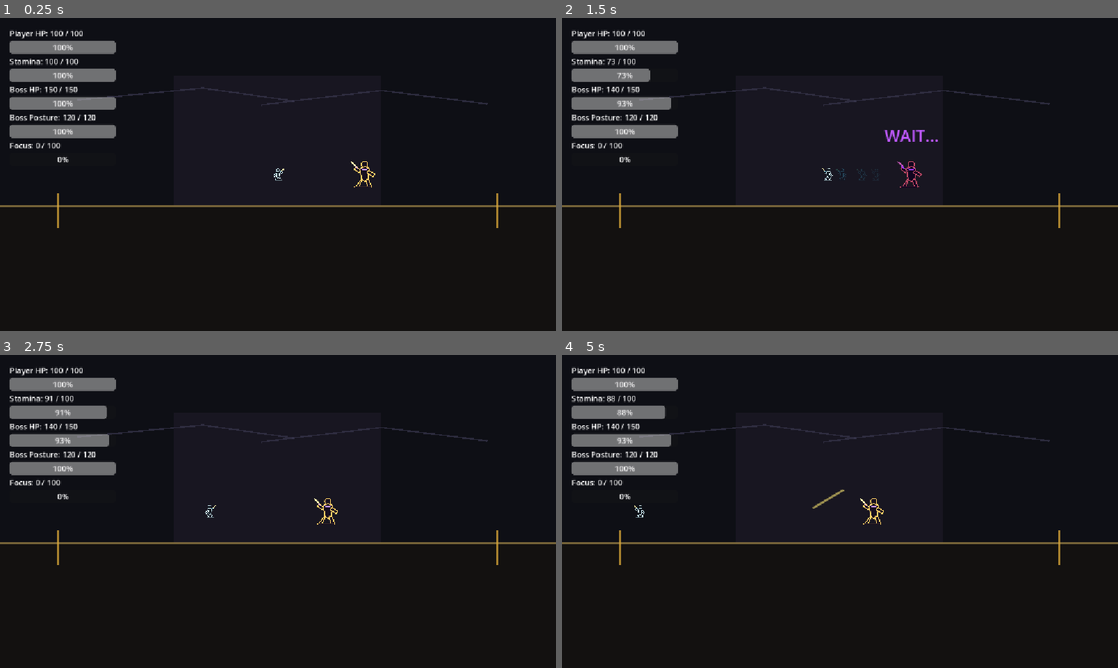
Above: before the commit, frames 1-4 (two rows, left to right).
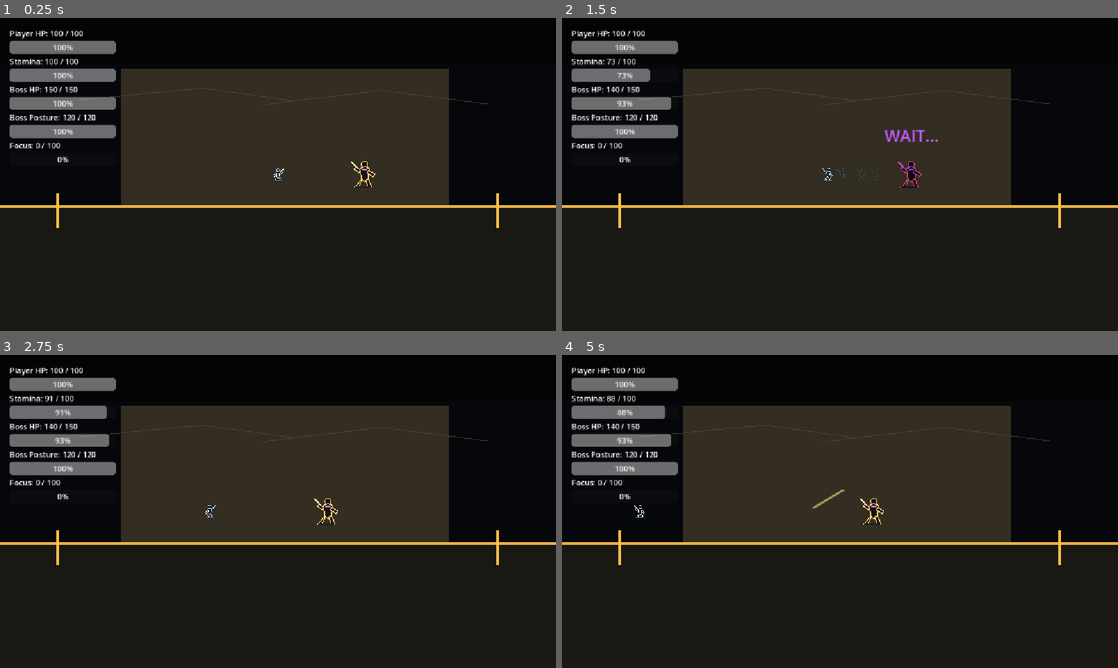
Above: after the commit, the same moments.

Repository: shanwinder/lastblade
Game: Godot game, scene res://scenes/main/BossBrokenMaster.tscn
Same seed, same stepped clock (60 frames per second), same inputs: the game is played once before the commit and once after it.
Inputs:
- Up to frame 1 (0.25 s): no input
- Up to frame 2 (1.5 s): hold Right (ui_right) 0.53-1.28 s; tap A (attack) at 0.6 s; hold Left (ui_left) from 1.28 s (still down); tap S (dash) at 1.35 s
- Up to frame 3 (2.75 s): release Left (ui_left) at 2.03 s; hold Right (ui_right) from 2.03 s (still down); tap D (parry) at 2.1 s
- Up to frame 4 (5 s): tap R at 2.85 s; release Right (ui_right) at 3.53 s; hold Left (ui_left) from 3.53 s (still down); tap A (attack) at 3.6 s; tap S (dash) at 4.35 s

The runs differ from the first frame. In frame 1, 26% of the frame differs, in the area x 0-100%, y 16-68%; in frame 2, 26%; in frame 3, 26%; in frame 4, 26%.

Commit message:
fix: improve arena background contrast

Diff:
--- a/last-blade-trial/arena_manager.gd
+++ b/last-blade-trial/arena_manager.gd
@@ -65,29 +65,37 @@
 
 	# ไม่จำเป็นต้อง move_child เพราะใช้ z_index ติดลบควบคุมให้ฉากหลังอยู่ด้านหลังแล้ว
 
-	# ชั้นหลังสุด เป็นสีมืดไล่บรรยากาศแบบ arena ร้าง
+	# ชั้นหลังสุด ใช้สีเข้มเย็น เพื่อให้ rim light ของตัวละครเด่นขึ้น
 	var back_wall := create_background_rect(
 		Vector2.ZERO,
 		Vector2(arena_background_width, arena_background_height),
-		Color(0.055, 0.06, 0.085, 1.0)
+		Color(0.025, 0.030, 0.045, 1.0)
 	)
 	background_root.add_child(back_wall)
 
-	# พื้นสนาม ใช้สีเข้มกว่าเล็กน้อยเพื่อแยกพื้นที่ยืนจากฉากหลัง
+	# พื้นสนามเพิ่มความสว่างเล็กน้อย เพื่อให้เห็นตำแหน่งเท้าและขอบสนามชัดขึ้น
 	var floor_rect := create_background_rect(
 		Vector2(0.0, arena_floor_y),
 		Vector2(arena_background_width, arena_background_height - arena_floor_y),
-		Color(0.075, 0.07, 0.065, 1.0)
+		Color(0.105, 0.095, 0.075, 1.0)
 	)
 	background_root.add_child(floor_rect)
 
-	# แถบแสงกลางฉาก ช่วยนำสายตาไปที่พื้นที่ดวล
+	# แถบแสงกลางฉากสำหรับ readability วางหลัง Player/Boss เพื่อให้ตัวละครไม่กลืนกับฉาก
 	var center_glow := create_background_rect(
-		Vector2(360.0, 120.0),
-		Vector2(430.0, 270.0),
-		Color(0.12, 0.105, 0.16, 0.65)
+		Vector2(250.0, 105.0),
+		Vector2(680.0, 285.0),
+		Color(0.24, 0.215, 0.155, 0.82)
 	)
 	background_root.add_child(center_glow)
+
+	# แถบเงาด้านบน ช่วยคุมบรรยากาศไม่ให้ฉากหลังสว่างแบนเกินไป
+	var top_shadow := create_background_rect(
+		Vector2(0.0, 0.0),
+		Vector2(arena_background_width, 95.0),
+		Color(0.010, 0.012, 0.020, 0.80)
+	)
+	background_root.add_child(top_shadow)
 
 	# เส้นพื้นสนาม เพื่อให้ผู้เล่นรู้ว่าตัวละครยืนอยู่ตรงไหน
 	var floor_line := create_background_line(
@@ -95,8 +103,8 @@
 			Vector2(0.0, arena_floor_y),
 			Vector2(arena_background_width, arena_floor_y)
 		]),
-		Color(0.62, 0.52, 0.28, 0.70),
-		4.0
+		Color(0.95, 0.73, 0.28, 0.95),
+		5.0
 	)
 	background_root.add_child(floor_line)
 
@@ -106,8 +114,8 @@
 			Vector2(arena_min_x, arena_floor_y - 28.0),
 			Vector2(arena_min_x, arena_floor_y + 45.0)
 		]),
-		Color(0.85, 0.65, 0.22, 0.75),
-		5.0
+		Color(1.0, 0.78, 0.28, 0.95),
+		6.0
 	)
 	background_root.add_child(left_boundary)
 
@@ -116,20 +124,20 @@
 			Vector2(arena_max_x, arena_floor_y - 28.0),
 			Vector2(arena_max_x, arena_floor_y + 45.0)
 		]),
-		Color(0.85, 0.65, 0.22, 0.75),
-		5.0
+		Color(1.0, 0.78, 0.28, 0.95),
+		6.0
 	)
 	background_root.add_child(right_boundary)
 
-	# เส้นตกแต่งด้านหลังแบบเรียบ ๆ ให้ฉากไม่โล่งเกินไป แต่ไม่บังการต่อสู้
+	# เส้นตกแต่งด้านหลังแบบเรียบ ๆ ให้ฉากไม่โล่งเกินไป แต่ใช้สีจางเพื่อไม่แย่งสายตาจากตัวละคร
 	var back_line_left := create_background_line(
 		PackedVector2Array([
 			Vector2(160.0, 170.0),
 			Vector2(420.0, 145.0),
 			Vector2(610.0, 172.0)
 		]),
-		Color(0.22, 0.21, 0.30, 0.70),
-		3.0
+		Color(0.36, 0.32, 0.24, 0.45),
+		2.0
 	)
 	background_root.add_child(back_line_left)
 
@@ -139,8 +147,8 @@
 			Vector2(790.0, 150.0),
 			Vector2(1010.0, 178.0)
 		]),
-		Color(0.22, 0.21, 0.30, 0.70),
-		3.0
+		Color(0.36, 0.32, 0.24, 0.45),
+		2.0
 	)
 	background_root.add_child(back_line_right)
 
